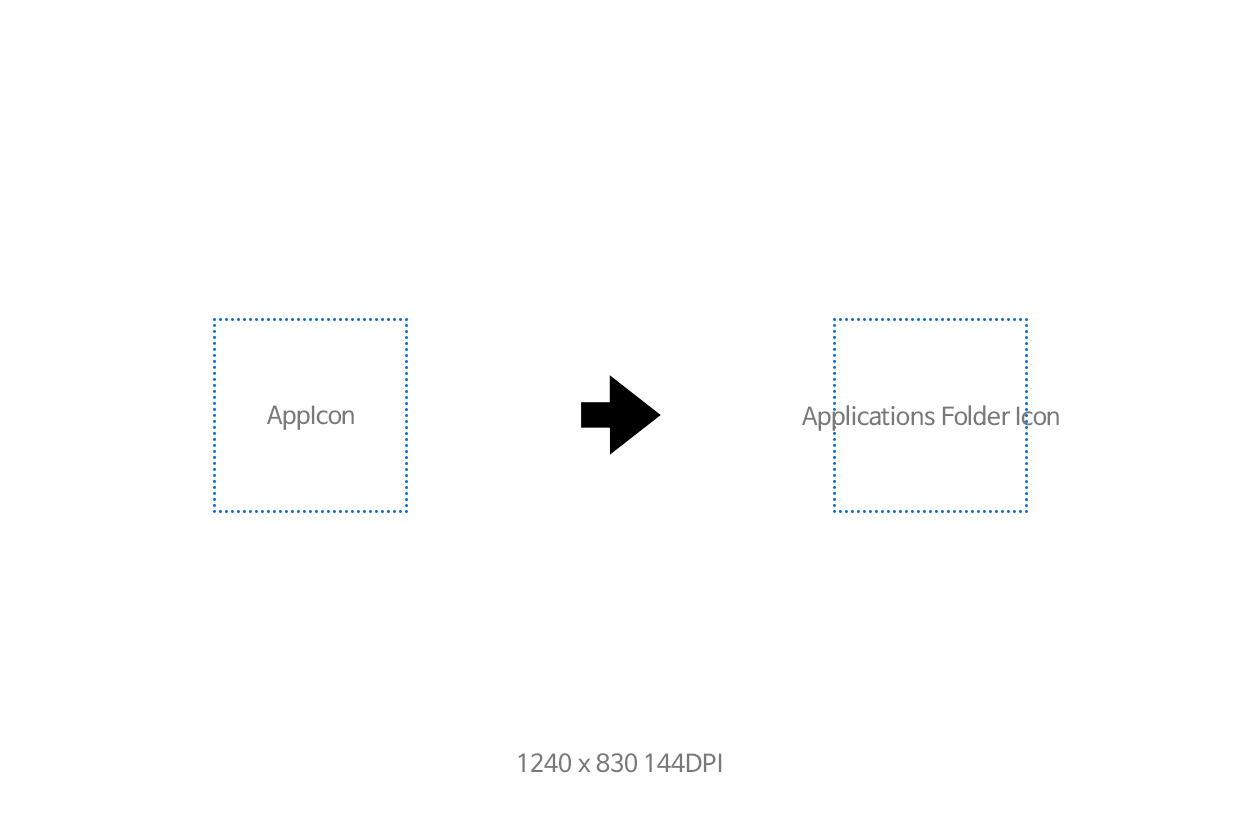
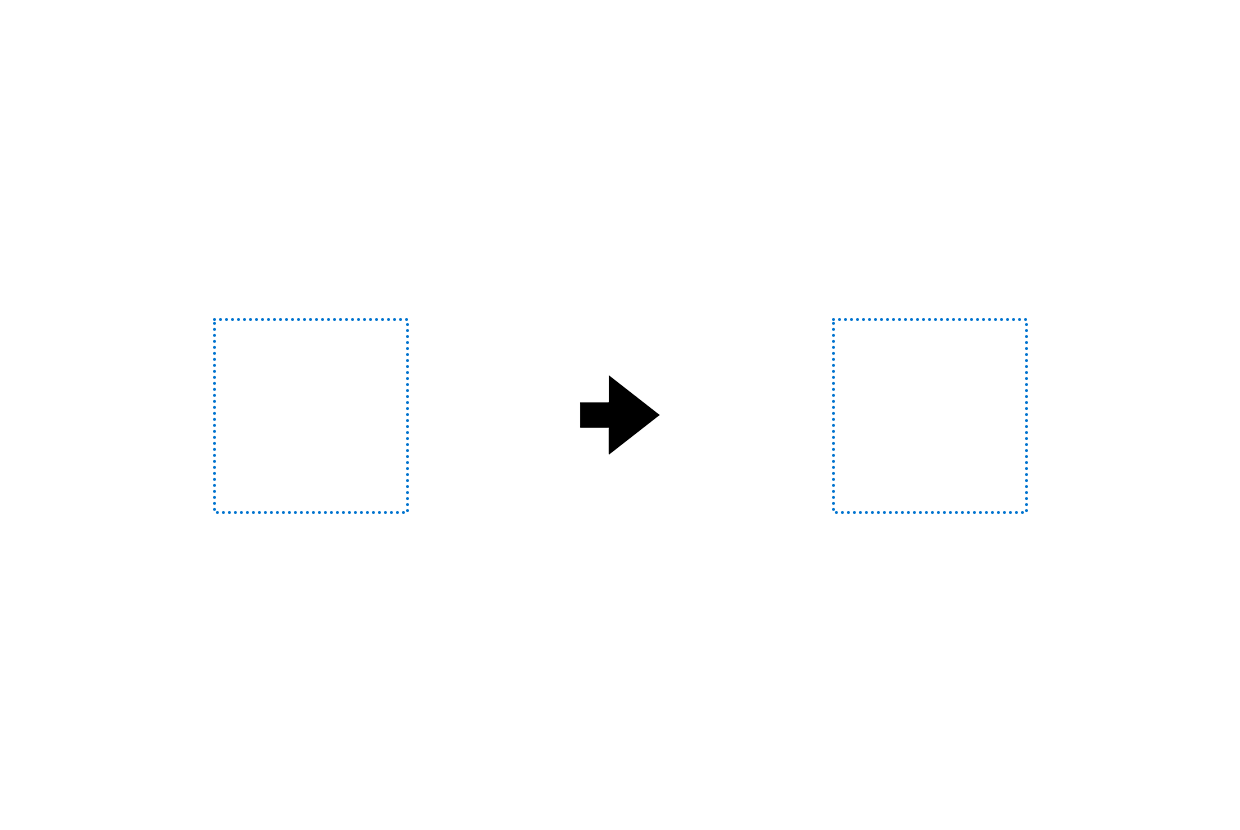
Layers edited between the first and the second 1240px x 830px image:
removed group "Ref" (8 layers) over [213, 318, 1059, 773]
removed group "Note" (4 layers) from group "Ref" over [267, 374, 1059, 773]
added layer "Guideline: Applications Folder Icon appears here" above "Guideline: App Icon location here" over [832, 318, 1028, 514]
added layer "Guideline: App Icon location here" above "Guideline: Arrow, Center" over [213, 318, 409, 514]
renamed "Arrow" to "Guideline: Arrow, Center", moved it out of group "Note", painted on it over [580, 375, 661, 455]
removed layer "1240 x 830 144DPI" from group "Note" over [518, 753, 722, 773]
removed layer "Applications Folder Icon" (1st of 2, in "Ref" › "Note") from group "Note" over [802, 405, 1059, 431]
removed layer "AppIcon" (1st of 2, in "Ref" › "Note") from group "Note" over [267, 405, 354, 430]
removed layer "Applications Folder Icon" (2nd of 2, in "Ref") from group "Ref" over [833, 318, 1028, 513]
removed layer "AppIcon" (2nd of 2, in "Ref") from group "Ref" over [213, 318, 408, 513]
removed layer "Background" from group "Ref" over [213, 318, 1059, 773]
added layer "Optional: Background Color" over [213, 318, 1059, 773]
